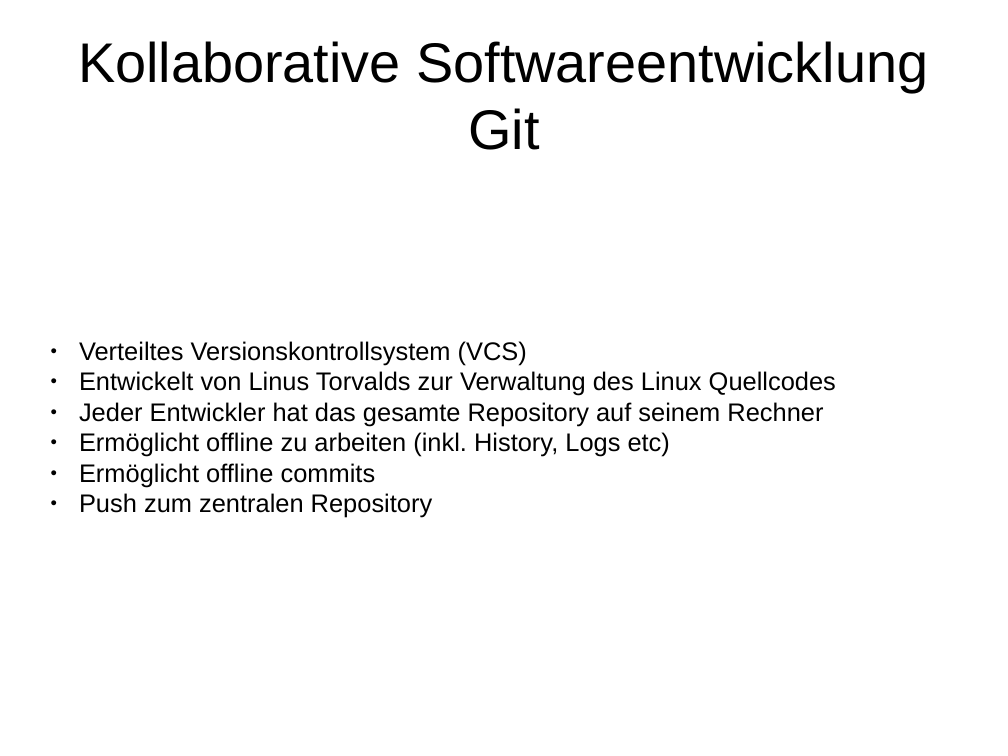
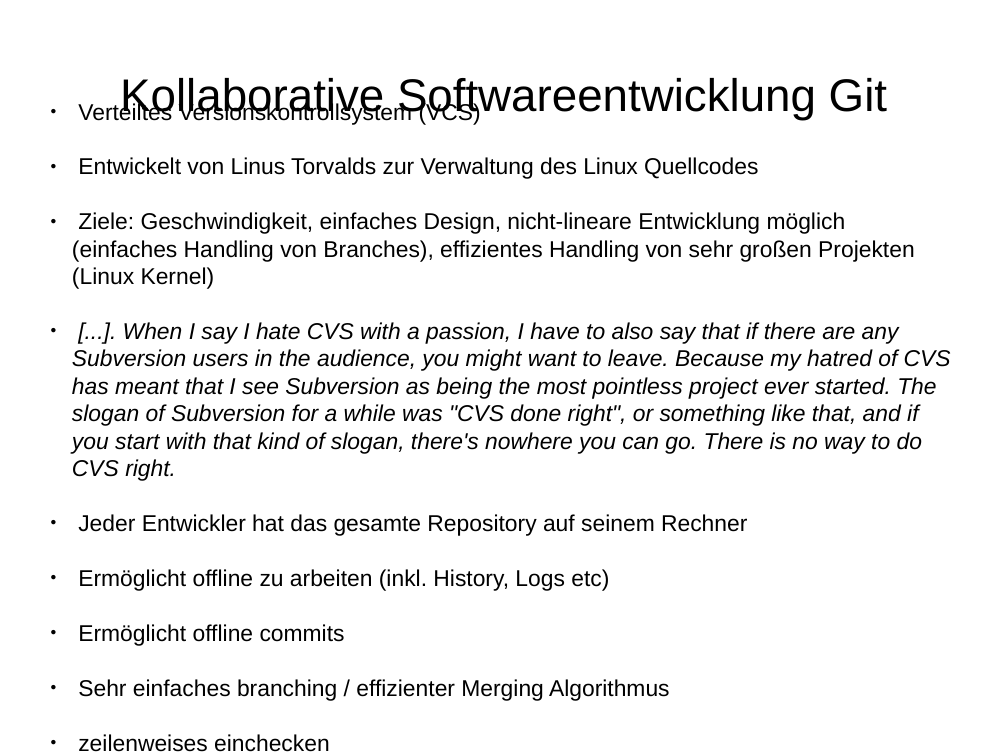
Before and after one commit to rommsen/Seminar_1905, a slide deck: slide 4 of referat/Kapitel4.odp. Drawn at 1008x756 pixels with LibreOffice and Linux fonts; fonts in the diff are those of the drawing. Boxes give left, top, right and bottom in pixels: in the first picture for what was removed or moved away, otherwise in the second. Text is boxed around its words. In the diff, an @@ line names an element or a change of style, - is before the commit and + after.

```diff
--- a/referat/Kapitel4.odp
+++ b/referat/Kapitel4.odp
@@ title "Kollaborative Softwareentwicklung Git" at <box>120,78,887,120</box>: size 44 to 36 pt @@
@@ subtitle "Verteiltes Versionskontrollsystem (VCS)": place and size @@
-subtitle "Verteiltes Versionskontrollsystem (VCS)" at <box>79,341,836,518</box>
+subtitle "Verteiltes Versionskontrollsystem (VCS)" at <box>72,157,951,701</box>
@@ subtitle at <box>78,157,758,646</box>: size 20 to 18 pt in "Verteiltes Versionskontrollsystem (VCS)", "Entwickelt von Linus Torvalds zur Verwaltung des ...", "Jeder Entwickler hat das gesamte Repository auf ...", "Ermöglicht offline zu arbeiten (inkl. History, Logs ..." and 1 more places @@
@@ subtitle at <box>72,212,951,481</box>: paragraphs added @@
+● Ziele: Geschwindigkeit, einfaches Design, nicht-lineare Entwicklung möglich (einfaches Handling von Branches), effizientes Handling von sehr großen Projekten (Linux Kernel)
+● [...]. When I say I hate CVS with a passion, I have to also say that if there are any Subversion users in the audience, you might want to leave. Because my hatred of CVS has meant that I see Subversion as being the most pointless project ever started. The slogan of Subversion for a while was "CVS done right", or something like that, and if you start with that kind of slogan, there's nowhere you can go. There is no way to do CVS right.
@@ subtitle at <box>78,679,670,701</box>: text changed; size 20 to 18 pt @@
-● Push zum zentralen Repository
+● Sehr einfaches branching / effizienter Merging Algorithmus
+● zeilenweises einchecken
```
Also in this commit, not shown: 12 other slides changed, 4 slides added, 2 slides removed, 34 other files.
